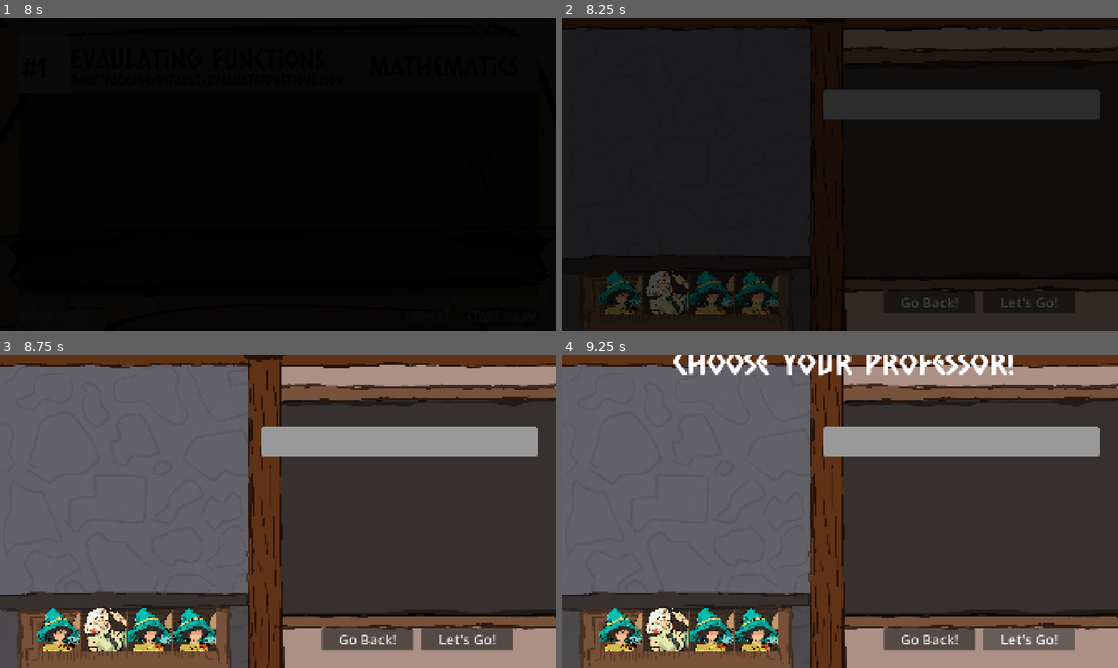
Above: before the commit, frames 1-4 (two rows, left to right).
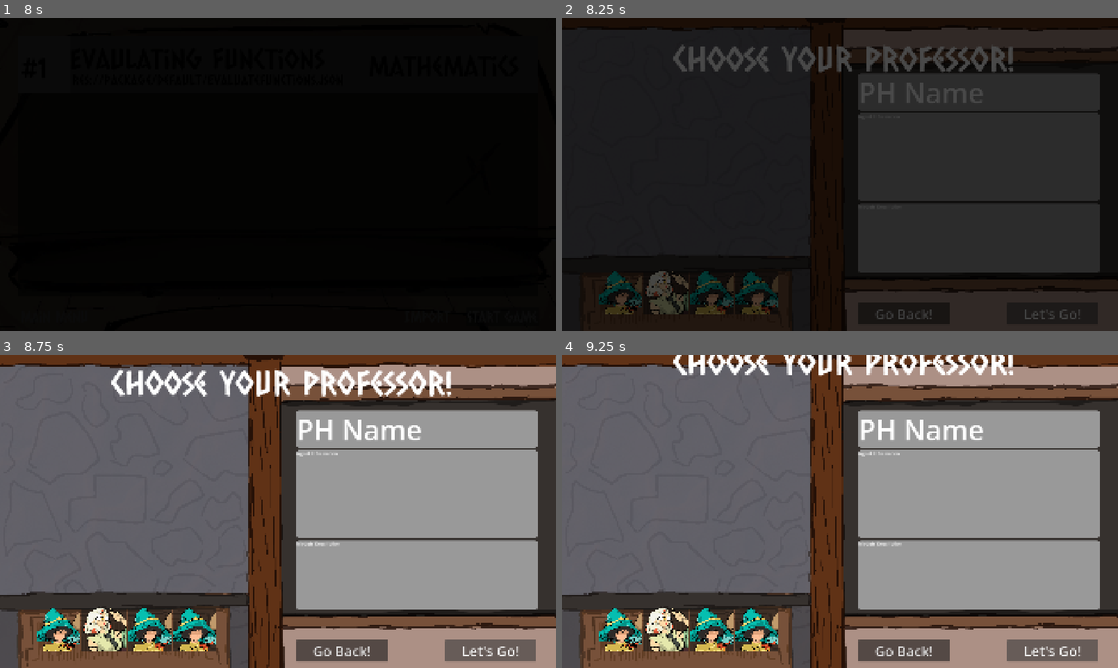
Above: after the commit, the same moments.

Repository: JMSal08/Mathemages
Game: Godot game, scene res://scenes/splash/studio_splash.tscn
Two runs of this game, one before a commit and one after it. Both use one fixed random seed, a clock stepped at 60 frames per second and the inputs below.
Inputs (mouse positions are in pixels of both pictures, inside the frame that each line leads up to):
- Up to frame 1 (8 s): tap Enter at 0.5 s; move the mouse to (400, 158) at 0.52 s; click (400, 158) at 0.67 s; move the mouse to (166, 190) at 1.27 s; click (166, 190) at 1.42 s; click "Options" at 2 s; click "Windowed" at 2.75 s; click "Windowed" at 3.5 s; click "Windowed" at 4.25 s; click "Main Menu" at 5 s; click "Play" at 5.75 s; click "Play" at 6.5 s; click "Start Game" at 7.25 s
- Up to frame 2 (8.25 s): click "Start Game" at 8 s
- Up to frame 3 (8.75 s): no input
- Up to frame 4 (9.25 s): click "Let's Go!" at 8.75 s

Frame 1 is identical in both runs. In frame 2, 28% of the frame differs, in the area x 20-97%, y 8-98%; in frame 3, 30%, in the area x 20-97%, y 4-98%; in frame 4, 28%.

Commit message:
Added Multiple Audio and polished agent selection

Diff:
--- a/scenes/audio/audio_player.tscn
+++ b/scenes/audio/audio_player.tscn
@@ -1,8 +1,8 @@
-[gd_scene load_steps=2 format=3 uid="uid://b3k13n1dewa1q"]
+[gd_scene format=3 uid="uid://b3k13n1dewa1q"]
 
 [ext_resource type="Script" uid="uid://bnho5087xmyxd" path="res://scripts/audio/audio_player.gd" id="2_ipjhf"]
 
-[node name="AudioStreamPlayer" type="AudioStreamPlayer"]
+[node name="AudioStreamPlayer" type="AudioStreamPlayer" unique_id=1263357953]
 bus = &"Music"
 script = ExtResource("2_ipjhf")
 
--- a/scenes/game/agentSelection_page.tscn
+++ b/scenes/game/agentSelection_page.tscn
@@ -195,29 +195,64 @@
 
 [node name="BackButton" type="Button" parent="." unique_id=1191213551]
 layout_mode = 0
-offset_left = 1112.0
-offset_top = 944.0
-offset_right = 1428.0
-offset_bottom = 1019.0
+offset_left = 1024.0
+offset_top = 984.0
+offset_right = 1340.0
+offset_bottom = 1059.0
 theme_override_font_sizes/font_size = 48
 text = "Go Back!"
 
 [node name="Button" type="Button" parent="." unique_id=1827276666]
 layout_mode = 0
-offset_left = 1456.0
-offset_top = 944.0
-offset_right = 1772.0
-offset_bottom = 1019.0
+offset_left = 1536.0
+offset_top = 984.0
+offset_right = 1852.0
+offset_bottom = 1059.0
 theme_override_font_sizes/font_size = 48
 text = "Let's Go!"
 
 [node name="Panel" type="Panel" parent="." unique_id=1670833244]
 layout_mode = 0
-offset_left = 904.0
-offset_top = 248.0
+offset_left = 1024.0
+offset_top = 192.0
 offset_right = 1856.0
-offset_bottom = 352.0
+offset_bottom = 320.0
 theme_override_styles/panel = SubResource("StyleBoxFlat_pd6bt")
+
+[node name="Label2" type="Label" parent="Panel" unique_id=2013401788]
+layout_mode = 0
+offset_right = 576.0
+offset_bottom = 132.0
+theme_override_font_sizes/font_size = 96
+text = "PH Name"
+
+[node name="Panel2" type="Panel" parent="." unique_id=376533179]
+layout_mode = 0
+offset_left = 1024.0
+offset_top = 328.0
+offset_right = 1856.0
+offset_bottom = 632.0
+theme_override_styles/panel = SubResource("StyleBoxFlat_pd6bt")
+
+[node name="Label" type="Label" parent="Panel2" unique_id=23638569]
+layout_mode = 0
+offset_right = 40.0
+offset_bottom = 23.0
+text = "Agent Information"
+
+[node name="Panel3" type="Panel" parent="." unique_id=1180676952]
+layout_mode = 0
+offset_left = 1024.0
+offset_top = 640.0
+offset_right = 1856.0
+offset_bottom = 880.0
+theme_override_styles/panel = SubResource("StyleBoxFlat_pd6bt")
+
+[node name="Label" type="Label" parent="Panel3" unique_id=1421860338]
+layout_mode = 0
+offset_right = 40.0
+offset_bottom = 23.0
+text = "Module Description"
 
 [node name="CharAnimationPlayer" type="AnimationPlayer" parent="." unique_id=296403669]
 libraries/ = SubResource("AnimationLibrary_ad4r8")
--- a/scenes/game/game_scene.tscn
+++ b/scenes/game/game_scene.tscn
@@ -127,7 +127,7 @@
 offset_bottom = 192.0
 theme_override_fonts/font = ExtResource("3_6hqhf")
 theme_override_font_sizes/font_size = 90
-text = "1:07 Left"
+text = "0:00 Left"
 horizontal_alignment = 1
 
 [node name="Timer" type="Timer" parent="TimePanel" unique_id=883200653]
--- a/scripts/audio/audio_player.gd
+++ b/scripts/audio/audio_player.gd
@@ -1,7 +1,9 @@
 extends AudioStreamPlayer
 
 @onready var AudioPlay = $"."
-@onready var MainSoundTrack = preload("res://audio/soundtracks/MainMenu.mp3")
+@onready var MainSoundTrack = preload("res://audio/soundtracks/MainMenuV2.mp3")
+@onready var SoundtrackOne = preload("res://audio/soundtracks/SoundtrackOne.mp3")
+@onready var SoundtrackTwo = preload("res://audio/soundtracks/SoundtrackTwo.mp3")
 
 func _on_ready() -> void:
 	await get_tree().create_timer(2).timeout
@@ -12,3 +14,17 @@
 	var streamloader = load(streamname)
 	AudioPlay.stream = streamloader
 	AudioPlay.play(streamloader)
+
+
+func PlayMainMenuSound() -> void:
+	AudioPlay.stream = MainSoundTrack
+	AudioPlay.play()
+
+func PlaySoundTrackOne() -> void:
+	AudioPlay.stream = SoundtrackOne
+	AudioPlay.play()
+
+func PlaySoundTrackTwo() -> void:
+	AudioPlay.bus()
+	AudioPlay.stream = SoundtrackTwo
+	AudioPlay.play()
--- a/scripts/audio/options/master_volume_slider.gd
+++ b/scripts/audio/options/master_volume_slider.gd
@@ -10,5 +10,5 @@
 	value_changed.connect(_on_value_changed)
 	value = db_to_linear(AudioServer.get_bus_volume_db(bus_index))
 
-func _on_value_changed(avalue: float) -> void:
-	AudioServer.set_bus_volume_db(bus_index, linear_to_db(avalue))
+func _on_value_changed(value: float) -> void:
+	AudioServer.set_bus_volume_db(bus_index, linear_to_db(value))
--- a/scripts/game/agent_selection_page.gd
+++ b/scripts/game/agent_selection_page.gd
@@ -18,6 +18,7 @@
 		LabelAnimationPlayer.play("bounce")
 	else:
 		PackageHandler.gameover_condition = false
+		AudioPlayer.PlaySoundTrackOne()
 		TransitionScene.change_scene_to_file("res://scenes/game/game_scene.tscn")
 
 
--- a/scripts/game/game_scene.gd
+++ b/scripts/game/game_scene.gd
@@ -9,8 +9,8 @@
 var choice_three
 var choice_four
 var timer_value = 30 # Seconds
-var Dseconds = 15 # Seconds
-var Dminutes = 1 # Minutes
+var Dseconds = 0 # Seconds
+var Dminutes = 2 # Minutes
 
 var AGENT = AgentHandler.AGENT
 
Not shown, added: audio/soundtracks/MainMenuV2.mp3.import
Not shown, added: audio/soundtracks/SoundtrackOne.mp3.import
Not shown, added: audio/soundtracks/SoundtrackTwo.mp3.import
Not shown, added: audio/soundtracks/MainMenuV2.mp3
Not shown, added: audio/soundtracks/SoundtrackOne.mp3
Not shown, added: audio/soundtracks/SoundtrackTwo.mp3
